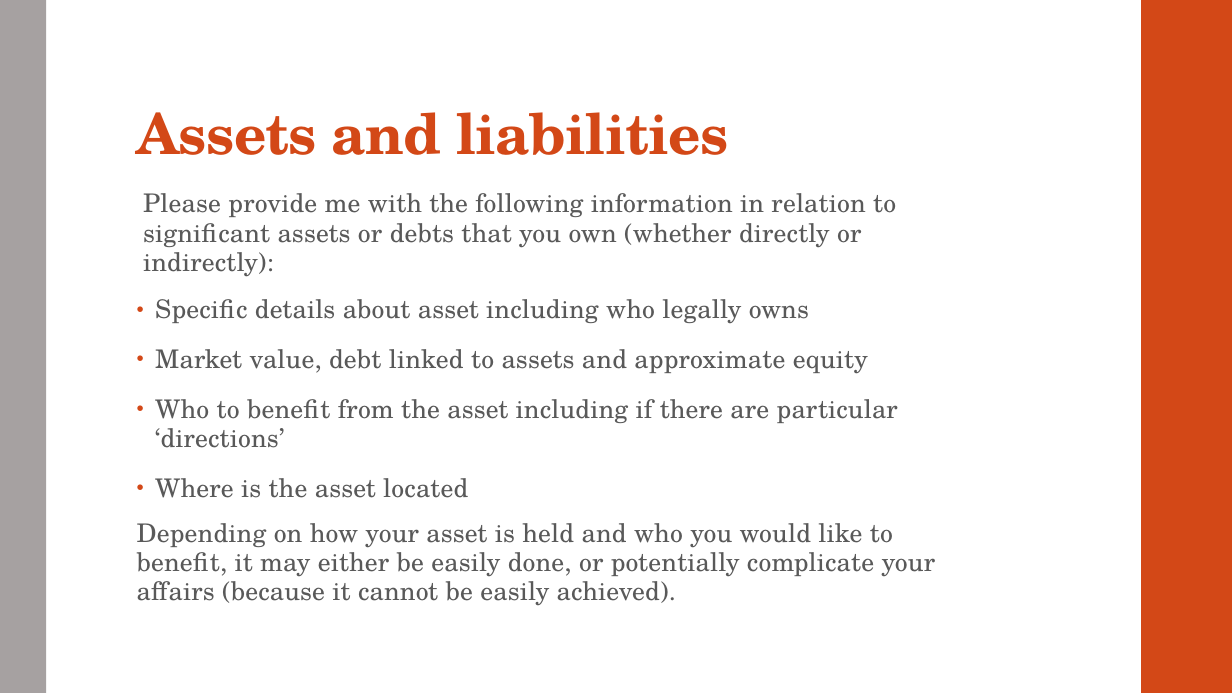
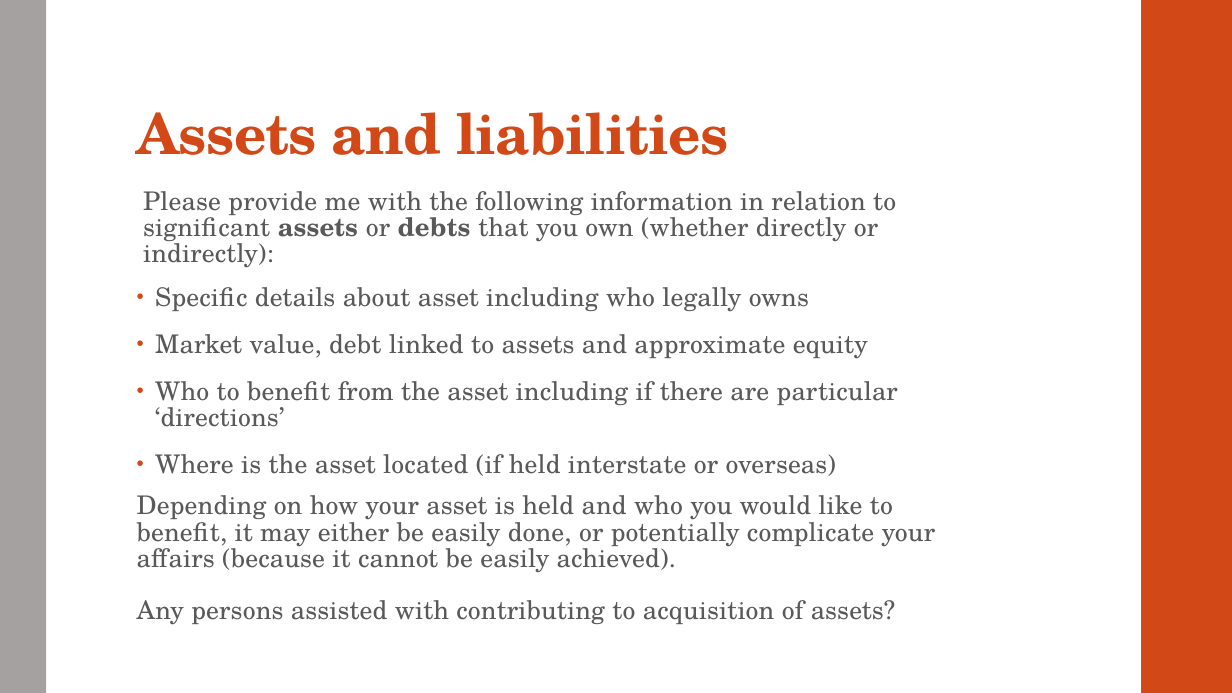
Before and after one commit to dariuschats/dariuschats.github.io, a slide deck: slide 9 of downloadables/other/Estate planning/Estate Planning Meeting Slides.pptx (slide 8 before the commit). Drawn at 1232x693 pixels with LibreOffice and Linux fonts; fonts in the diff are those of the drawing. Boxes give left, top, right and bottom in pixels: in the first picture for what was removed or moved away, otherwise in the second. Text is boxed around its words. In the diff, an @@ line names an element or a change of style, - is before the commit and + after.

```diff
--- a/downloadables/other/Estate planning/Estate Planning Meeting Slides.pptx
+++ b/downloadables/other/Estate planning/Estate Planning Meeting Slides.pptx
@@ text at (137,191,936,572): bold on in "assets debts"; line spacing 0.95 to 0.85 @@
@@ text at (155,454,836,476): text changed @@
-• Where is the asset located
+• Where is the asset located (if held interstate or overseas)
@@ text at (137,600,896,625): paragraph added @@
+Any persons assisted with contributing to acquisition of assets?
```
Also in this commit, not shown: 12 other slides changed, 2 slides added, 1 other file.
